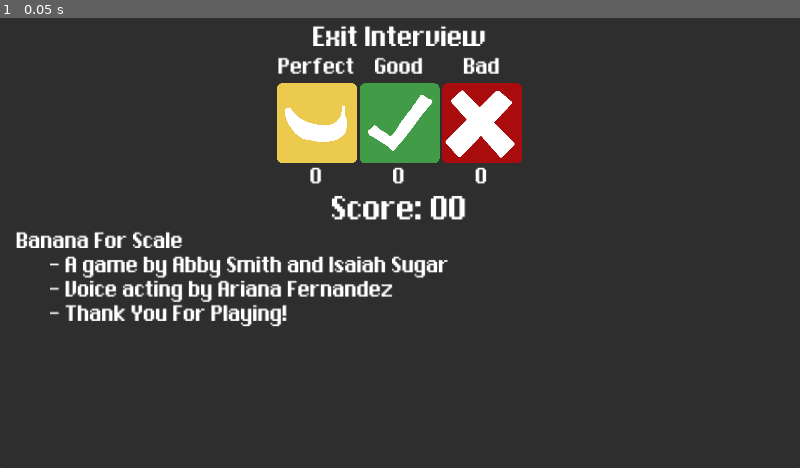
Above: before the commit, frame 1.
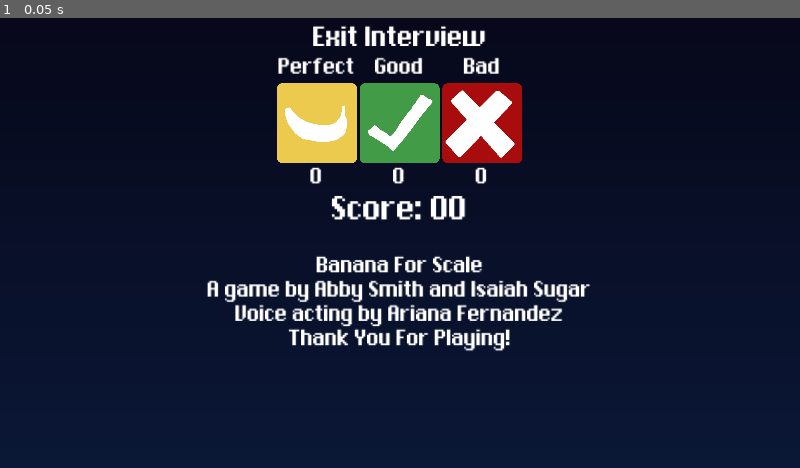
Above: after the commit, the same moment.

Repository: Just-a-Bee/banana_for_scale
Game: Godot game, scene res://ui/end_screen.tscn
Same seed, same stepped clock (60 frames per second), same inputs: the game is played once before the commit and once after it. This scene is started directly instead of the project's main scene.
Inputs:
- Up to frame 1 (0.05 s): no input

The runs differ from the first frame. In frame 1, 93% of the frame differs, in the area x 0-100%, y 0-100%.

Commit message:
Changed end screen

Diff:
--- a/ui/end_screen.tscn
+++ b/ui/end_screen.tscn
@@ -9,6 +9,17 @@
 [ext_resource type="AudioStream" uid="uid://m58naps7715k" path="res://assets/audio/voice/mid-ending.ogg" id="7_65oin"]
 [ext_resource type="AudioStream" uid="uid://ceide52dnlarl" path="res://assets/audio/voice/bad-ending.ogg" id="8_bpgcp"]
 [ext_resource type="AudioStream" uid="uid://1183eqvubm48" path="res://assets/audio/sfx/score-tally-noise.wav" id="9_7itbe"]
+
+[sub_resource type="Gradient" id="Gradient_drjb2"]
+colors = PackedColorArray(0.027451, 0.0313726, 0.105882, 1, 0.0431373, 0.0941176, 0.211765, 1)
+
+[sub_resource type="GradientTexture2D" id="GradientTexture2D_y6sga"]
+gradient = SubResource("Gradient_drjb2")
+fill_from = Vector2(1, 0)
+fill_to = Vector2(1, 1)
+
+[sub_resource type="StyleBoxTexture" id="StyleBoxTexture_jfmtq"]
+texture = SubResource("GradientTexture2D_y6sga")
 
 [node name="EndScreen" type="Control"]
 layout_mode = 3
@@ -23,6 +34,7 @@
 layout_mode = 0
 offset_right = 1152.0
 offset_bottom = 648.0
+theme_override_styles/panel = SubResource("StyleBoxTexture_jfmtq")
 
 [node name="MarginContainer" type="MarginContainer" parent="PanelContainer"]
 layout_mode = 2
@@ -117,10 +129,11 @@
 [node name="Label" type="RichTextLabel" parent="PanelContainer/MarginContainer/VBoxContainer"]
 layout_mode = 2
 bbcode_enabled = true
-text = "[font_size=40]		Banana For Scale
-						- A game by Abby Smith and Isaiah Sugar
-						- Voice acting by Ariana Fernandez
-						- Thank You For Playing!
+text = "[font_size=40][center]
+Banana For Scale
+A game by Abby Smith and Isaiah Sugar
+Voice acting by Ariana Fernandez
+Thank You For Playing!
 
 
 "
Not shown: 1 places in ui/end_screen.tscn that only renumber resources
